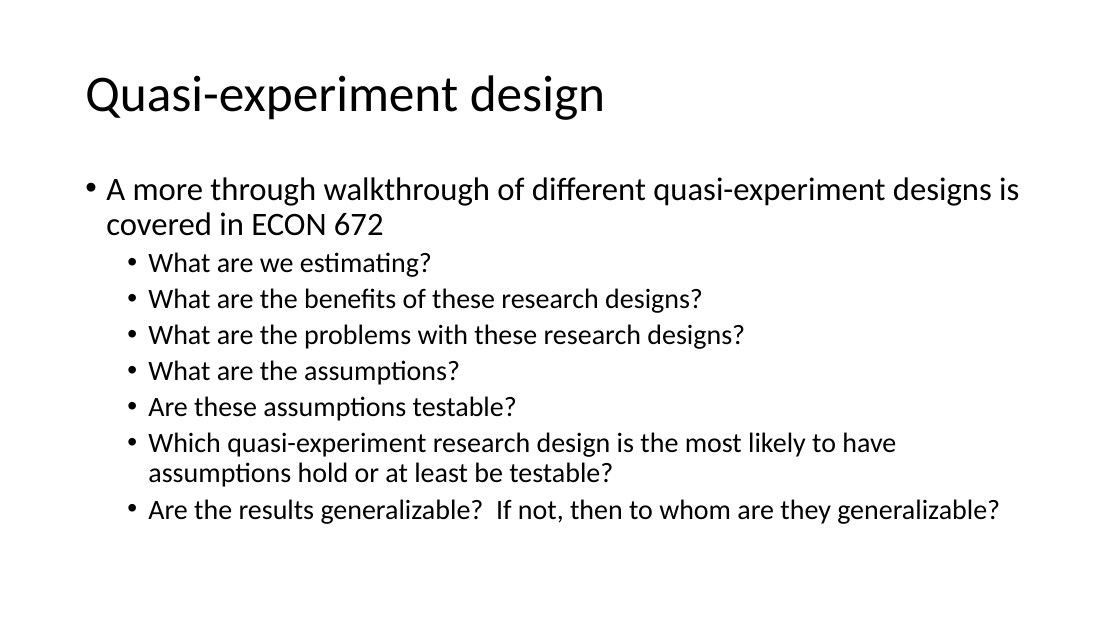
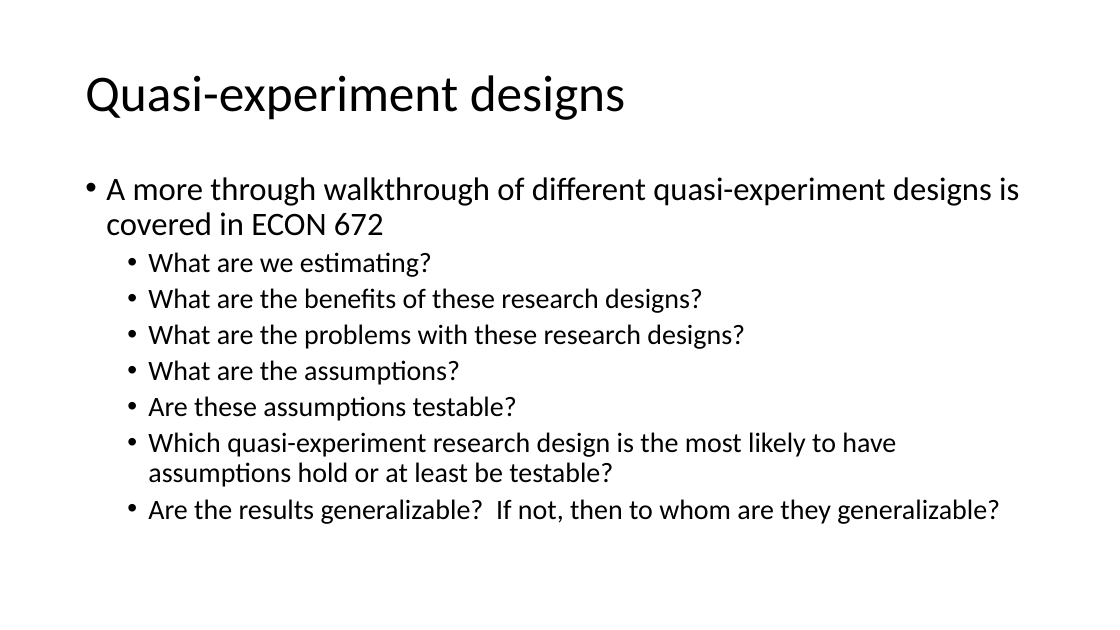
Before and after one commit to rowesamuel/Econ645, a slide deck: slide 27 of Slides/Week_5_Natural_Exp_DD.pptx (slide 29 before the commit). Drawn at 1120x630 pixels with LibreOffice and Linux fonts; fonts in the diff are those of the drawing. Boxes give left, top, right and bottom in pixels: in the first picture for what was removed or moved away, otherwise in the second. Text is boxed around its words. In the diff, an @@ line names an element or a change of style, - is before the commit and + after.

```diff
--- a/Slides/Week_5_Natural_Exp_DD.pptx
+++ b/Slides/Week_5_Natural_Exp_DD.pptx
@@ title at bbox=[85, 75, 625, 120]: text changed @@
-Quasi-experiment design
+Quasi-experiment designs
```
Also in this commit, not shown: 8 other slides changed, 1 slide added, 3 other files.
